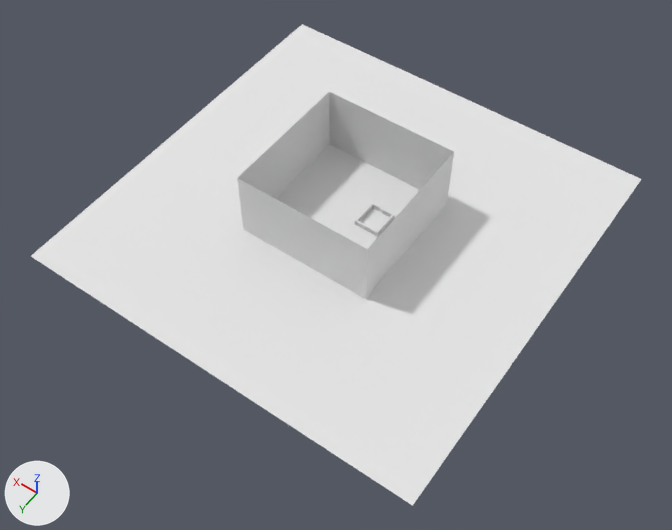
Renders of the Blender file assets/grass.blend from each side of a commit.
Camera for both pictures: a 50 mm lens placed at (-181.0, 263.0, 367.0), pointed at (-13.0, 27.0, -4.0). Lighting does not change. The marker at lower left points along +X, +Y and +Z.

The first picture shows 'Grass'.
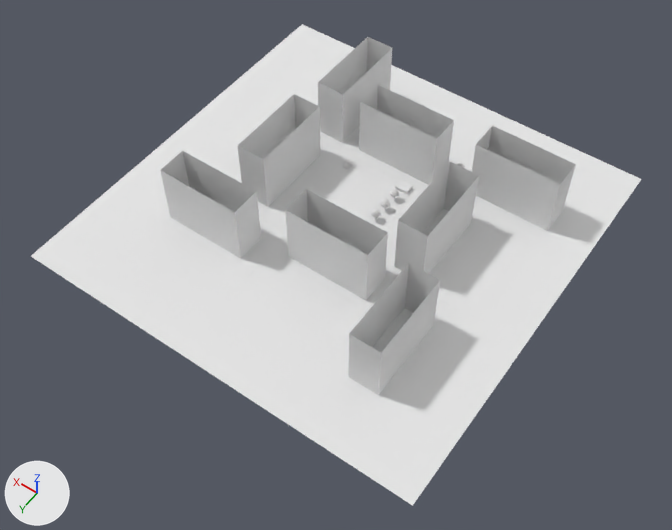
Where the change shows, as pixel boxes [x1, y1, x2, y2] in the pictures (672 x 530 px):
part 1 of me_grass, built on
    before: [237, 92, 454, 299]
    after: [160, 37, 576, 395]

What changed in the scene script:
```text
Change me_grass:
    used by ob_grass; location = (0.0, 0.7, 0.0)
    remove me_grass.from_pydata(...)  # 80 vertices, 50 faces; spans x -114.0..114.0, y -114.0..114.0, z 0.0..38.0
    add me_grass.from_pydata(...)  # 1601 vertices, 1654 faces; spans x -114.0..114.0, y -114.0..114.0, z 0.0..35.0
    me_grass part 1: 6 vertices moved from x -21.0..38.0, y -14.0..38.0, z 0.0..38.0 to x -57.0..37.0, y -29.0..54.0, z 0.0..35.0; 37 vertices removed from x -38.0..38.0, y -38.0..38.0, z 0.0..38.0; 1526 vertices added at x -90.0..103.0, y -90.0..79.0, z 0.0..35.0
    me_grass part 2: the surface is now shaded smooth
```
